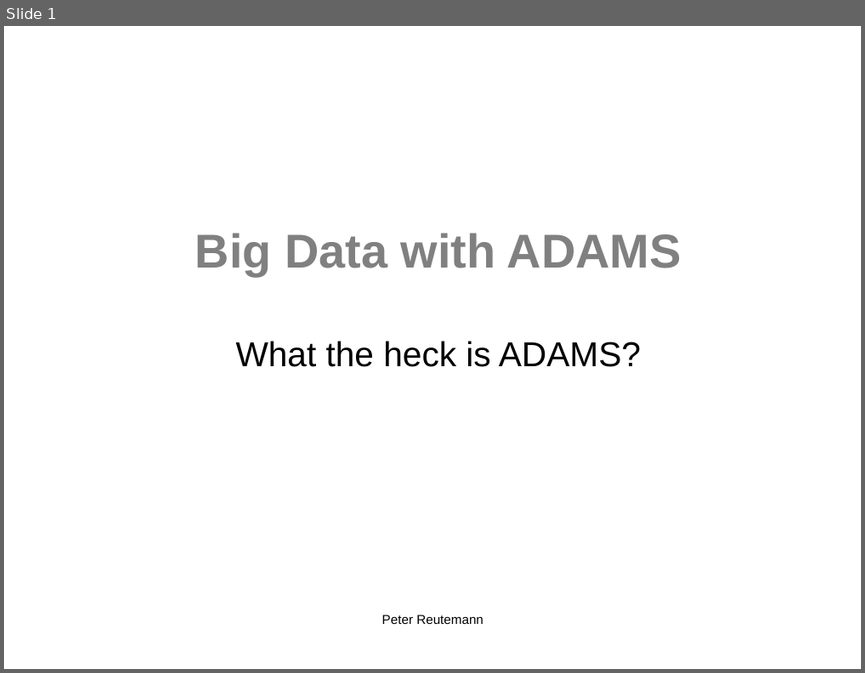
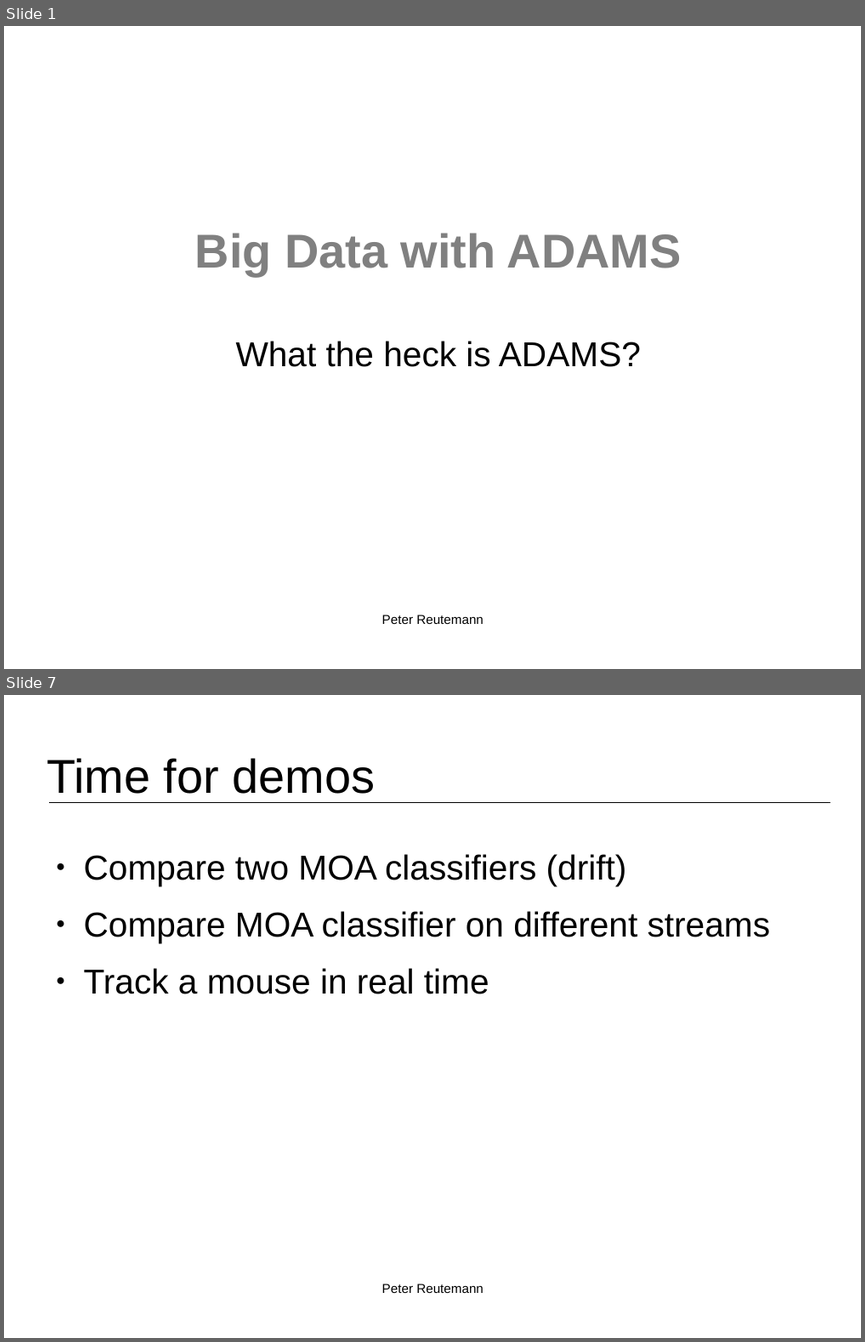
Before and after one commit to fracpete/bigmine-2015, a slide deck: talk/bigmine2015_reutemann.odp. Shown one above the other, each under a label of ours: slide 1 before the commit, slides 1 and 7 after it; the slides between them are not shown. The pictures are 865x673 and 865x1342 pixels, drawn with LibreOffice and Linux fonts; fonts in the diff are those of the drawing; background and template pictures are left out. Boxes give left, top, right and bottom in pixels: in the first picture for what was removed or moved away, otherwise in the second. Text is boxed around its words. In the diff, an @@ line names an element or a change of style, - is before the commit and + after.

```diff
--- a/talk/bigmine2015_reutemann.odp
+++ b/talk/bigmine2015_reutemann.odp
@@ slide 7 added at [4, 695, 861, 1338], background #FFFFFF @@
@@ title added at [46, 758, 375, 794], 44 pt, text #000000 @@
+Time for demos
@@ line added from (50, 802) to (830, 802), #000000 0 pt @@
@@ text added at [84, 854, 770, 994], 32 pt, text #000000 @@
+● Compare two MOA classifiers (drift)
+● Compare MOA classifier on different streams
+● Track a mouse in real time
@@ text added at [382, 1283, 483, 1293], 12 pt, text #000000 @@
+Peter Reutemann
```
Also in this commit, not shown: 5 other slides added, 1 slide removed, 22 other files.
